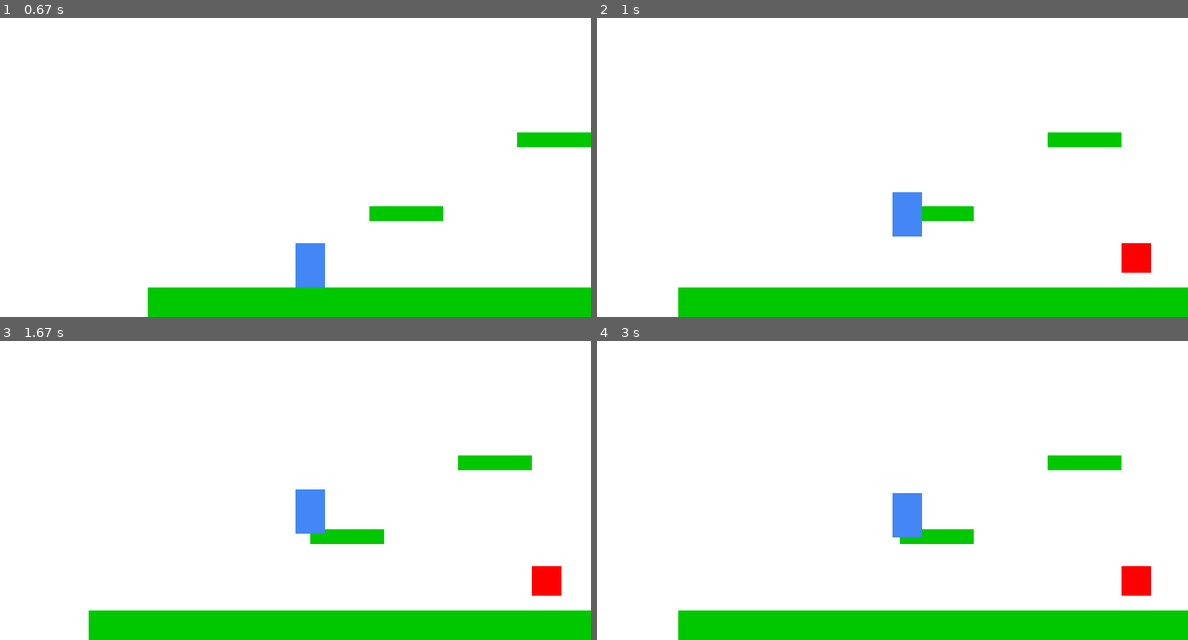
Above: before the commit, frames 1-4 (two rows, left to right).
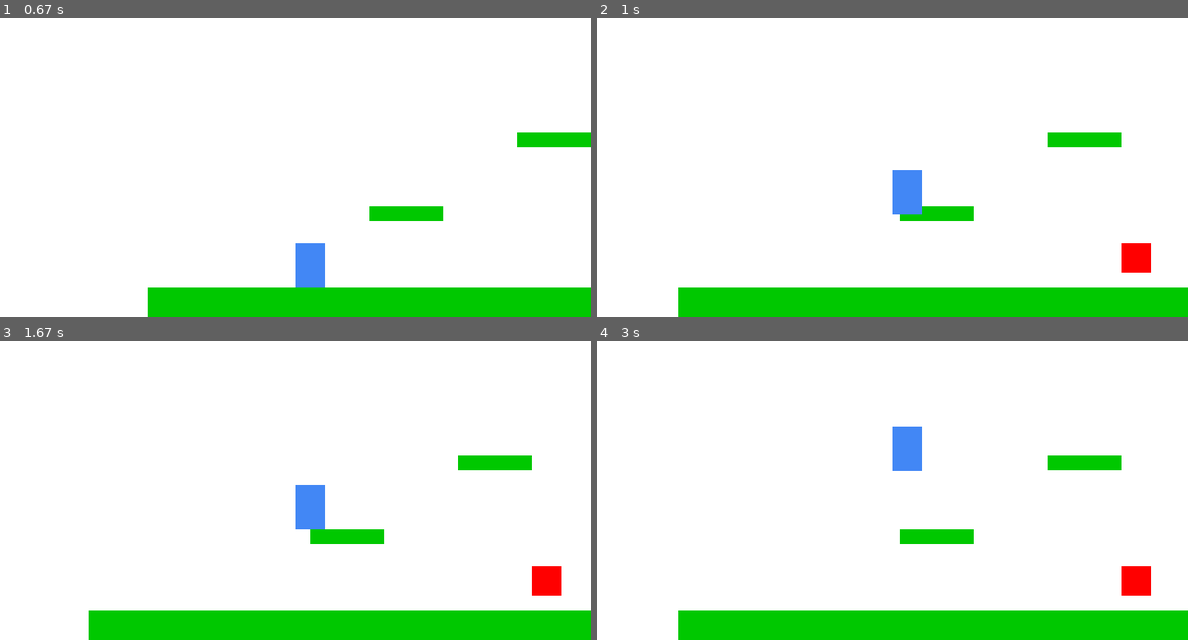
Above: after the commit, the same moments.

Repository: gasmikel1/bl-pygames
Game: pygame game, started from JumpManTest.py
Same seed, same stepped clock (60 frames per second), same inputs: the game is played once before the commit and once after it.
Inputs:
- Up to frame 1 (0.67 s): hold Right from 0.33 s (still down)
- Up to frame 2 (1 s): release Right at 0.8 s; hold Right from 0.83 s (still down); tap Space at 0.9 s
- Up to frame 3 (1.67 s): tap Space at 1.2, 1.4 s; release Right at 1.3 s; hold Left from 1.33 s (still down)
- Up to frame 4 (3 s): tap Space at 1.7, 1.97, 2.27, 2.4, 2.7 s; release Left at 1.87 s; hold Left 1.9-2.3 s; hold Right 2.33-2.97 s

Frame 1 is identical in both runs. In frame 2, 0.7% of the frame differs, in the area x 50-55%, y 50-74%; in frame 3, 0.1%; in frame 4, 1.5%, in the area x 50-55%, y 28-66%.

Commit message:
project0.001

Diff:
--- a/JumpManTest.py
+++ b/JumpManTest.py
@@ -29,7 +29,7 @@
         self.rect = pygame.Rect(x, y, self.width, self.height)
         self.vel = [0, 0]
         self.speed = 5
-        self.jump_power = -15
+        self.jump_power = -20
         self.gravity = 1
         self.on_ground = False
 
@@ -78,8 +78,8 @@
     pygame.Rect(300, HEIGHT - 150, 100, 20),
     pygame.Rect(500, HEIGHT - 250, 100, 20),
     pygame.Rect(750, HEIGHT - 180, 150, 20),
-    pygame.Rect(1000, HEIGHT - 300, 100, 20)
-]
+    pygame.Rect(1000, HEIGHT - 300, 100, 20),
+    ]
 
 # ============================
 # Step 5: Create Player and Enemies
--- /dev/null
+++ b/project_0.01.py
@@ -0,0 +1,39 @@
+import pygame
+pygame.init()
+
+screen=pygame.display.set_mode((800,600))
+running=True
+
+while running:
+    for event in pygame.event.get():
+        if event.type==pygame.QUIT:
+            running=False
+        pygame.display.set_caption("0.000000001")
+    screen.fill((255,255,255))
+    pygame.display.flip()
+
+clock=pygame.time.Clock()
+clock.tick(60)
+
+#image=pygame.load("")  #dont have anything here
+#screen.blit(image,(,))
+
+
+pygame.draw.rect(screen(0,255,0),(50,50,100,100))
+pygame.draw.circle(screen(255,0,0)(200,200),40)
+
+class player:
+    def __init__(self,x,y):
+        self.width =40
+        self.height=20
+        self.rect = pygame.Rect(x, y, self.width, self.height)
+        self.vel=[0,0]
+        self.speed= 5
+        self.jump_power= -20
+        self.gravity=1
+        self.on_ground=False
+
+    def handle_input(self,keys):
+        if keys[pygame.K_LEFT]
+
+pygame.quit()
